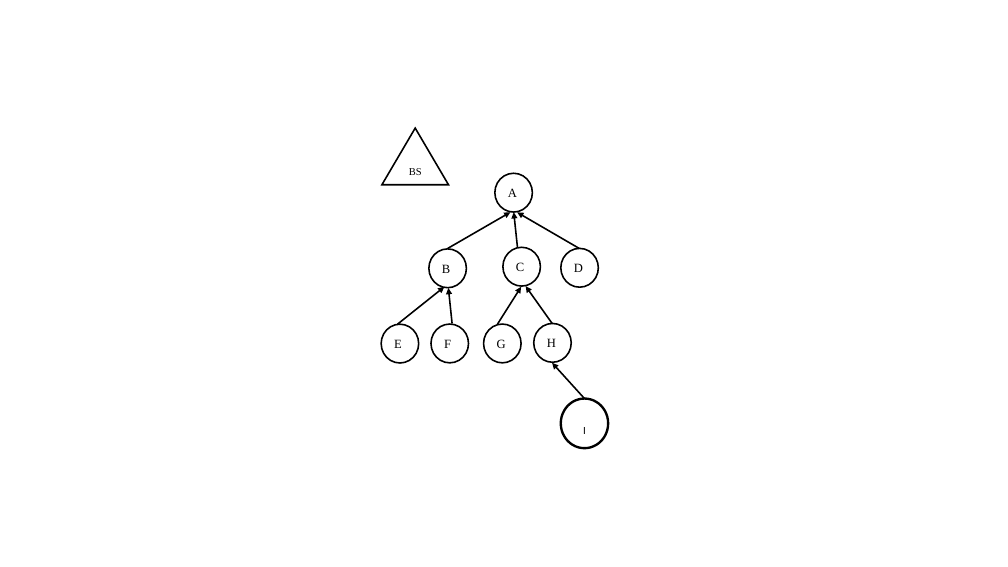
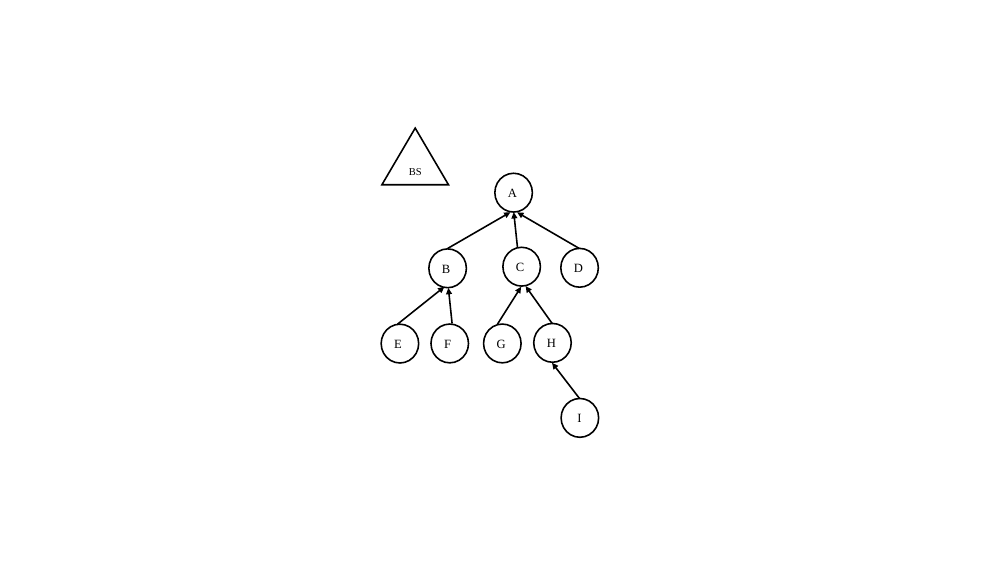
Before and after one commit to kavitshah8/thesis-, a slide deck: slide 6 of images/pics.pptx (slide 5 before the commit). Drawn at 1008x567 pixels with LibreOffice and Linux fonts; fonts in the diff are those of the drawing. Boxes give left, top, right and bottom in pixels: in the first picture for what was removed or moved away, otherwise in the second. Text is boxed around its words. In the diff, an @@ line names an element or a change of style, - is before the commit and + after.

```diff
--- a/images/pics.pptx
+++ b/images/pics.pptx
@@ arrow moved from (585, 399) - (552, 363) to (580, 399) - (552, 363) @@
@@ ellipse "I": place and size @@
-ellipse "I" at <box>561,399,609,448</box>
+ellipse "I" at <box>561,399,599,437</box>
@@ ellipse "I" at <box>561,399,599,437</box>: size 18 to 12 pt, font Calibri to Times New Roman, now on the baseline; alignment centre to left; line spacing 1 to 1.07; more space between paragraphs; fill none to #FFFFFF; outline #000000 2.25 pt to #000000 1.5 pt @@
```
Also in this commit, not shown: 2 slides added, 7 other files.
